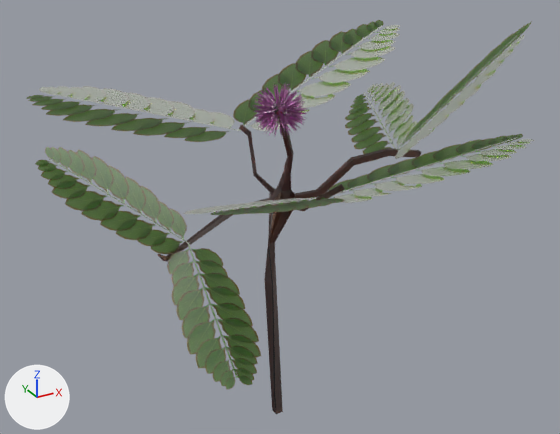
An edit to the glTF model models/MORIVIVI.glb, drawn before and after from the same camera.
Before and after are seen from a 50 mm lens placed at (-3.55, -6.48, 5.6), pointed at (0.19, 0.31, 2.2). Lighting does not change. The marker at lower left points along +X, +Y and +Z. Where no turn or scale is listed for an object, it has been applied to the vertices.

Names of what the first picture shows: 'Cube', 'Mesh', 'Sphere', 'hOJA_1', 'hOJA_1001', 'hOJA_1002', 'hOJA_1003', 'hOJA_1004', 'hOJA_1005', 'hOJA_1006', 'hOJA_1007'.
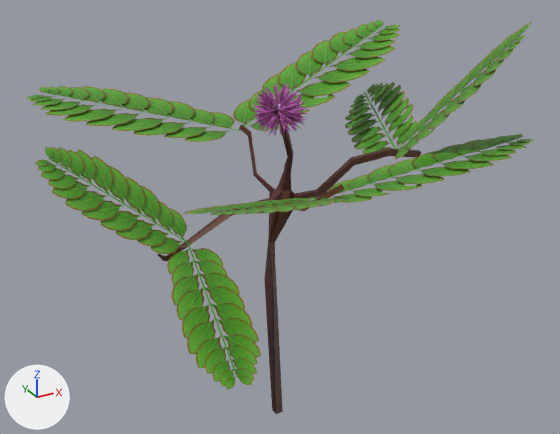
Where the newer file only moved an object's origin or applied its transform, the numbers keep the older frame.

Where the change shows, as pixel boxes (x1, y1, x2, y2) in the pictures (560 x 434 px):
'hOJA_1001', surface changed: (167, 243, 261, 389) in both
'hOJA_1002', surface changed: (35, 147, 190, 254) in both
'hOJA_1006', surface changed: (27, 86, 241, 142) in both
'hOJA_1', surface changed: (233, 20, 400, 131) in both
'Cube', surface changed: (158, 114, 421, 412) in both
'hOJA_1004', surface changed: (329, 134, 535, 203) in both
'hOJA_1005', surface changed: (345, 82, 417, 154) in both
'hOJA_1007', surface changed: (395, 21, 532, 159) in both
'Mesh', surface changed: (253, 82, 308, 135) in both
'hOJA_1003', surface changed: (184, 197, 345, 215) in both
'Sphere', surface changed: (273, 104, 285, 117) in both

What changed in the scene script:
```text
Add img_flower_col:
    img_flower_col = load_image('flower_col', '_unpacked/flower_col', 61, 432, 'sRGB')
Add img_mimosapiduca_col:
    img_mimosapiduca_col = load_image('mimosapiduca_col', '_unpacked/mimosapiduca_col', 1080, 1080, 'sRGB')
Change mat_material_001:
    remove mat_material_001.transmission_weight = 1.0
    mat_material_001.texture: img_material_001 -> img_mimosapiduca_col
Change mat_material_009:
    remove mat_material_009.transmission_weight = 1.0
    mat_material_009.texture: img_material_001 -> img_mimosapiduca_col
Change mat_material_010:
    remove mat_material_010.transmission_weight = 1.0
    mat_material_010.texture: img_material_001 -> img_mimosapiduca_col
Change mat_material_011:
    remove mat_material_011.transmission_weight = 1.0
    mat_material_011.texture: img_material_001 -> img_mimosapiduca_col
Change mat_material_012:
    remove mat_material_012.transmission_weight = 1.0
    mat_material_012.texture: img_material_001 -> img_mimosapiduca_col
Change mat_material_013:
    remove mat_material_013.transmission_weight = 1.0
    mat_material_013.texture: img_material_001 -> img_mimosapiduca_col
Change mat_material_008:
    remove mat_material_008.transmission_weight = 1.0
    mat_material_008.texture: img_material_001 -> img_mimosapiduca_col
Change mat_material_014:
    remove mat_material_014.transmission_weight = 1.0
    mat_material_014.texture: img_material_001 -> img_mimosapiduca_col
Change mat_material_015:
    remove mat_material_015.transmission_weight = 1.0
    mat_material_015.texture: img_material_015 -> img_flower_col
```
